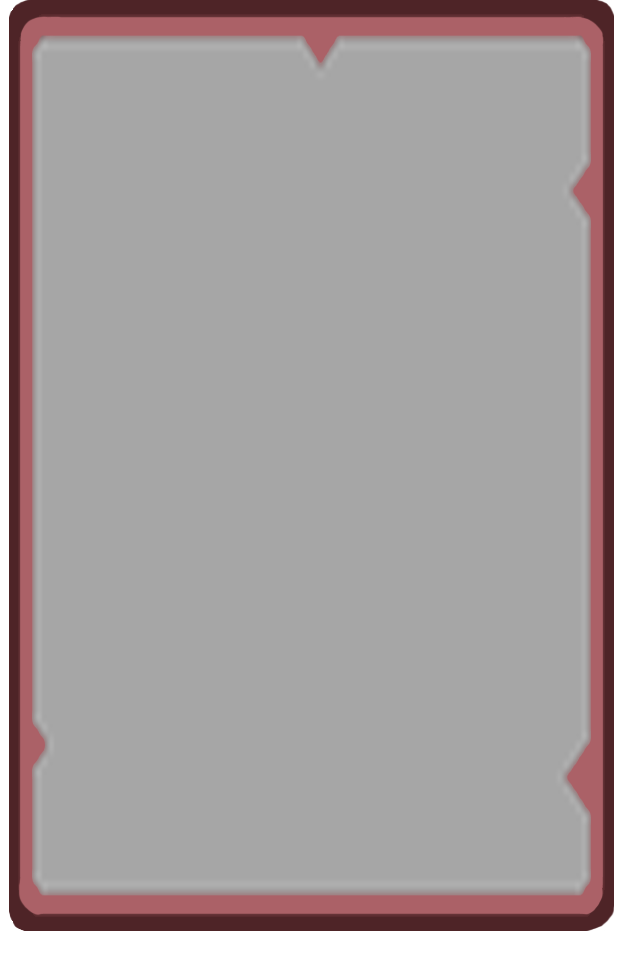
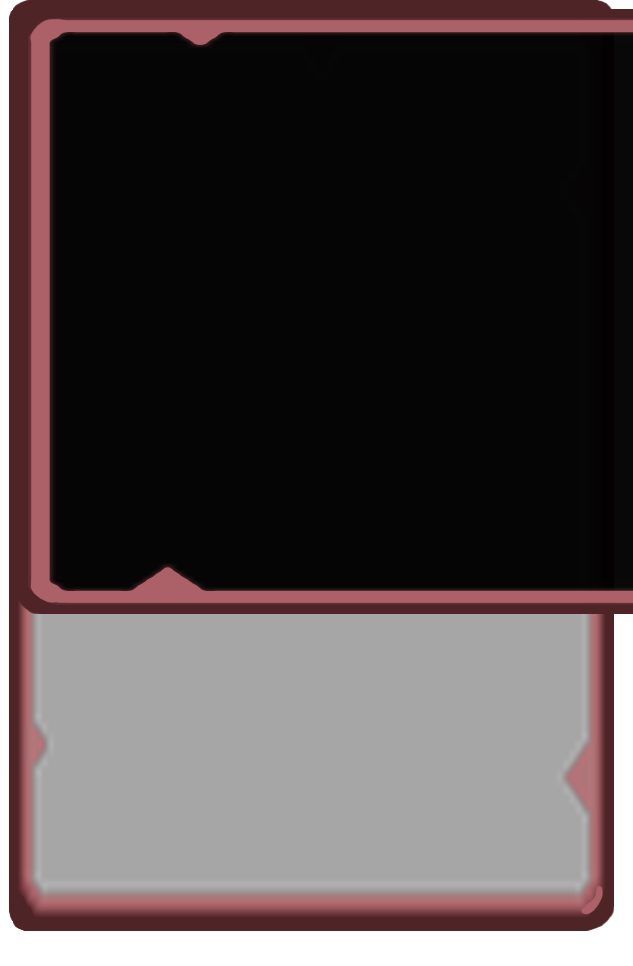
Comparing the layer stacks of the two 633px x 966px images. Changes:
hid "Layer 2" over [18, 17, 603, 916]
added layer "Layer 4" above "Rectangle 1" over [18, 9, 633, 614]
added layer "Rectangle 1" (95%) above "text_box_red" over [36, 31, 633, 603]
